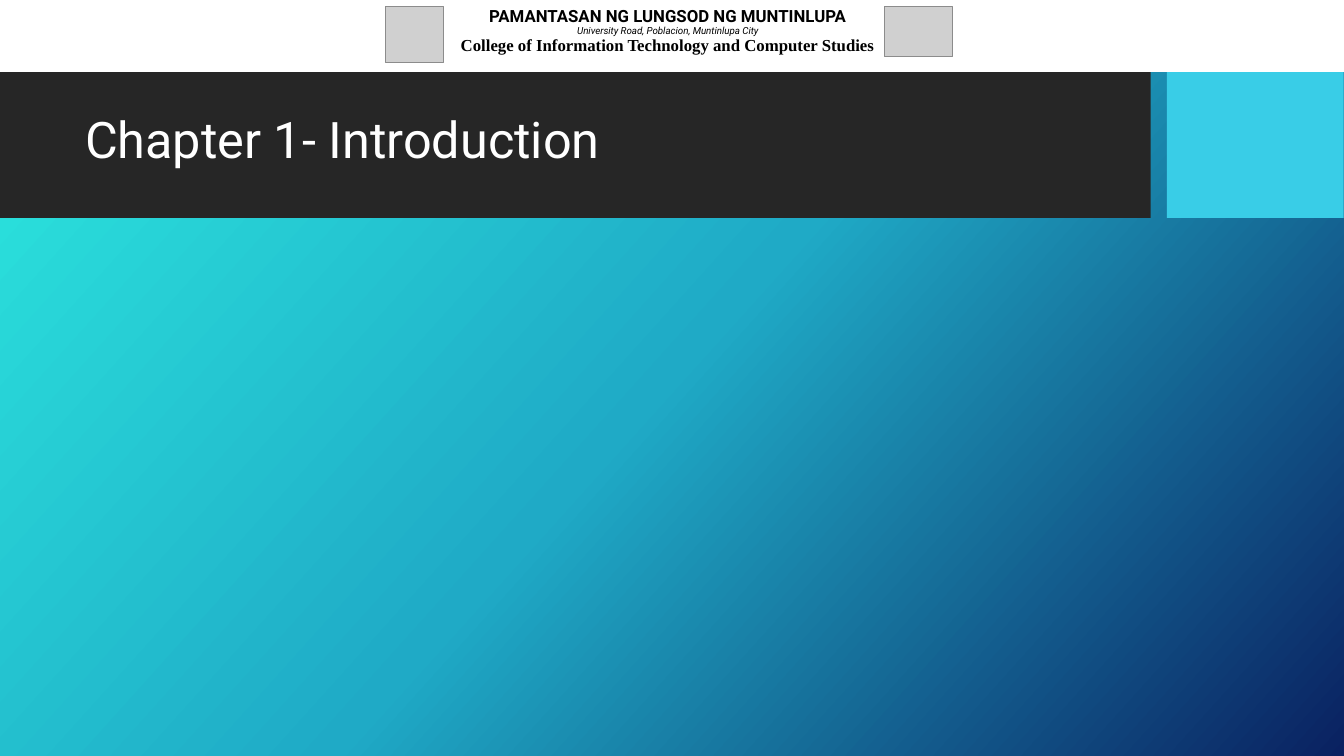
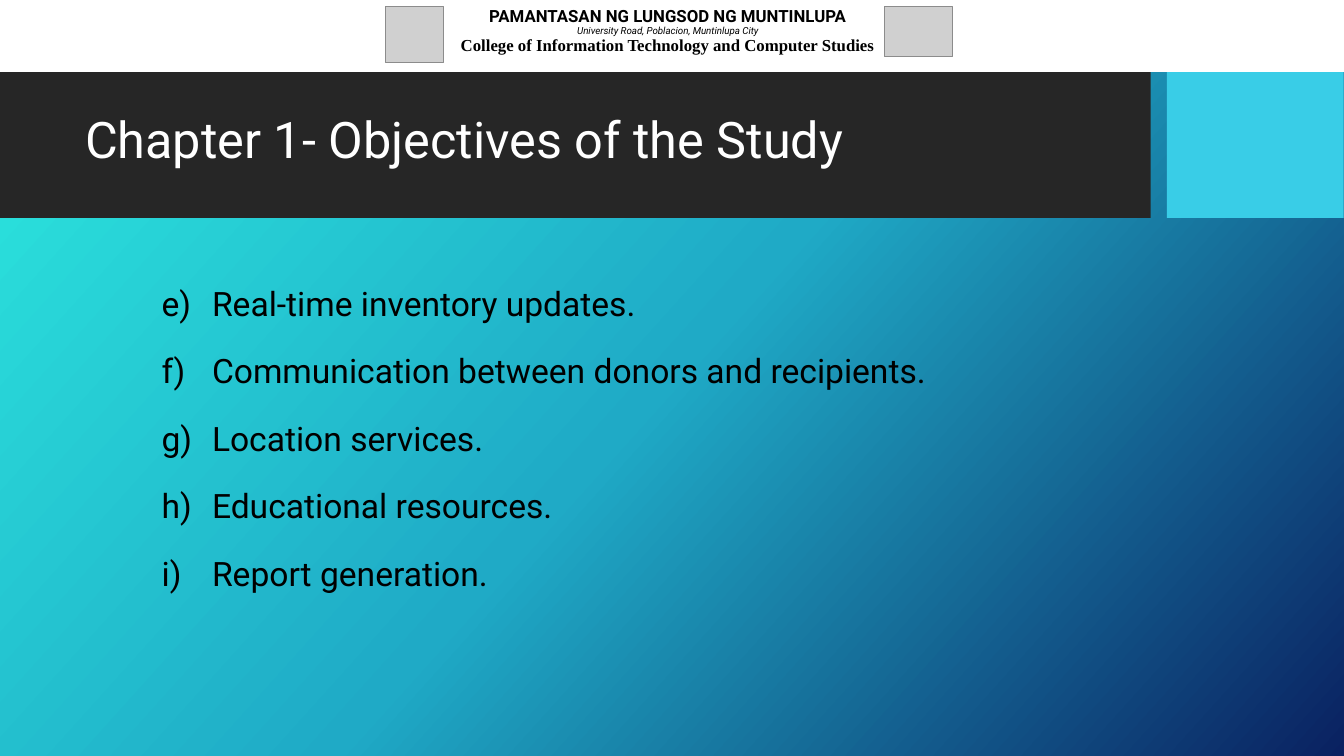
Before and after one commit to JcFaderanga/capstoneRepo, a slide deck: slide 5 of Proposal Defense - Presentation Slide Format.pptx (slide 3 before the commit). Drawn at 1344x756 pixels with LibreOffice and Linux fonts; fonts in the diff are those of the drawing; grey boxes stand for pictures; background and template pictures are left out. Boxes give left, top, right and bottom in pixels: in the first picture for what was removed or moved away, otherwise in the second. Text is boxed around its words. In the diff, an @@ line names an element or a change of style, - is before the commit and + after.

```diff
--- a/Proposal Defense - Presentation Slide Format.pptx
+++ b/Proposal Defense - Presentation Slide Format.pptx
@@ title at (x1=85, y1=119, x2=843, y2=169): text changed @@
-Chapter 1- Introduction
+Chapter 1- Objectives of the Study
@@ text added at (x1=212, y1=290, x2=926, y2=593), 24 pt, text #000000 @@
+    e) Real-time inventory updates.
+    f) Communication between donors and recipients.
+    g) Location services.
+    h) Educational resources.
+    i) Report generation.
```
Also in this commit, not shown: 9 other slides changed, 3 slides added, 3 other files.
